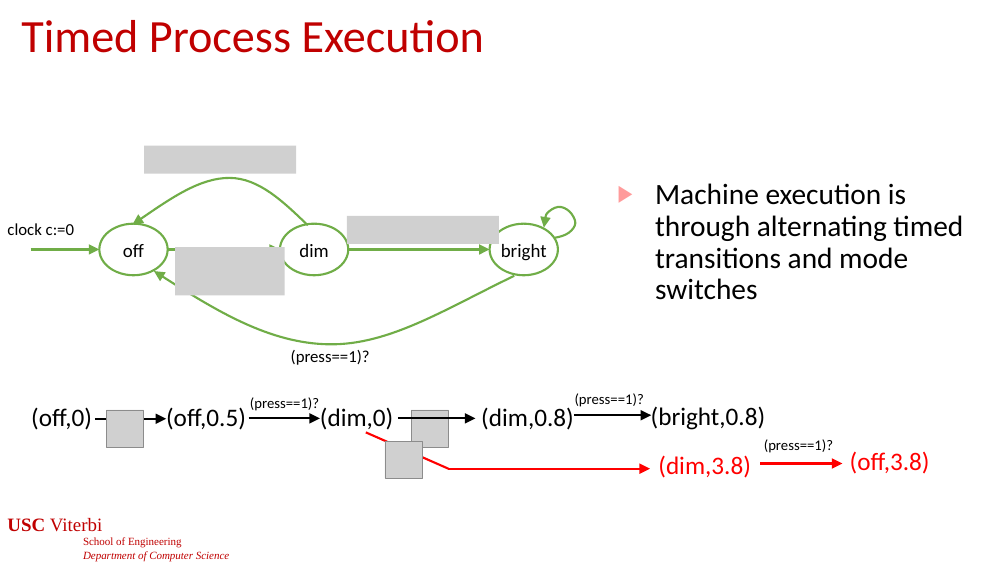
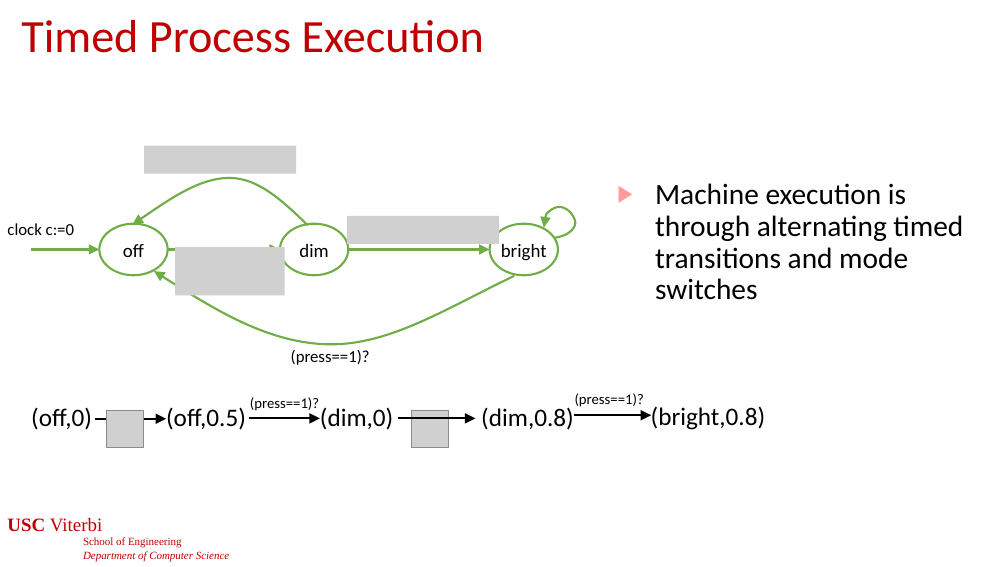
Before and after one commit to jdeshmukh/jdeshmukh.github.io, a slide deck: slide 7 of teaching/cs513-autocps-fall-2024/slides/TimedModels.pptx (slide 8 before the commit). Drawn at 1008x567 pixels with LibreOffice and Linux fonts; fonts in the diff are those of the drawing; grey boxes stand for pictures; background and template pictures are left out. Boxes give left, top, right and bottom in pixels: in the first picture for what was removed or moved away, otherwise in the second. Text is boxed around its words. In the diff, an @@ line names an element or a change of style, - is before the commit and + after.

```diff
--- a/teaching/cs513-autocps-fall-2024/slides/TimedModels.pptx
+++ b/teaching/cs513-autocps-fall-2024/slides/TimedModels.pptx
@@ line removed from (366, 433) to (448, 469) @@
@@ picture removed at (385, 441, 422, 478) @@
@@ text removed at (764, 439, 833, 453) @@
-(press==1)?
@@ arrow removed from (448, 469) to (650, 469) @@
@@ text removed at (658, 455, 751, 478) @@
-(dim,3.8)
@@ arrow removed from (761, 464) to (842, 464) @@
@@ text removed at (850, 451, 930, 474) @@
-(off,3.8)
```
Also in this commit, not shown: 3 other slides changed, 1 slide added, 1 slide removed, 2 other files.
